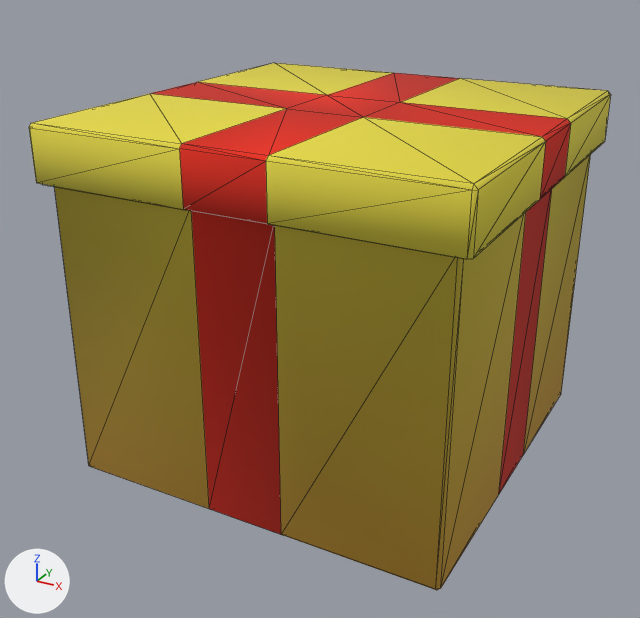
One commit to the glTF model items/misc/gift/gift.glb: the scene before it, then after it.
Rendered twice from a 50 mm camera at (0.57, -1.108, 0.758) aimed at (-0.013, -0.046, 0.228). Every picture has the same lights, and +X, +Y and +Z are marked at lower left. Mesh edges are drawn as thin lines. Vertices at the same position are counted once.

Names of what the first picture shows: 'gift'.
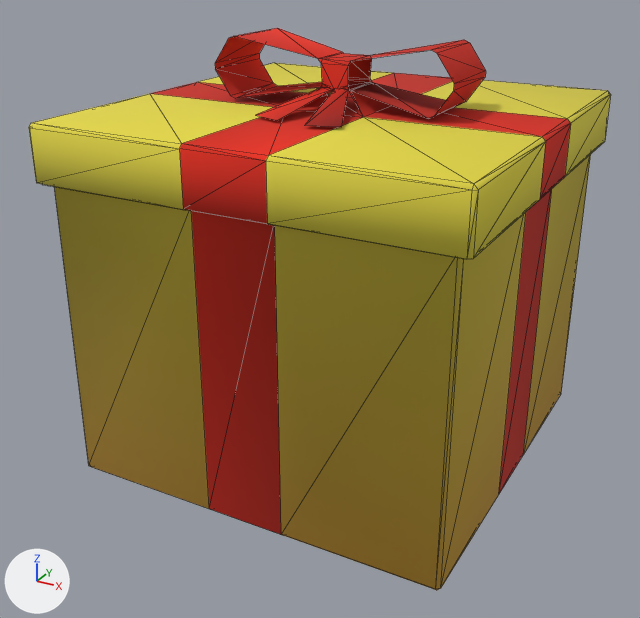
Commit message: improved gift model, stork gift holder

Boxes [x1, y1, x2, y2] around the edits, measured in the pictures (640 x 618 px):
```json
{"object": "gift", "change": "reshaped", "before": [29, 63, 611, 590], "after": [29, 28, 611, 590], "on screen": "7% taller"}
{"part": 1, "of": "me_cube_024", "change": "added", "after": [215, 28, 486, 127], "on screen": "red"}
```

The change, as JSON lines over the scene's bpy script:
```json
{"block": "me_cube_024", "where": "# used by ob_gift; location = (0.0, 0.0, 0.0)"}
{"op": "remove", "block": "me_cube_024", "code": "me_cube_024.from_pydata(...)  # 128 vertices, 252 faces; spans x -0.3..0.3, y -0.3..0.3, z 0.0..0.522"}
{"op": "add", "block": "me_cube_024", "code": "me_cube_024.from_pydata(...)  # 187 vertices, 334 faces; spans x -0.3..0.3, y -0.3..0.3, z 0.0..0.611"}
{"block": "me_cube_024", "change": "me_cube_024 part 1"}
{"block": "me_cube_024", "change": "53 vertices are added at x -0.179..0.179, y -0.16..0.064, z 0.526..0.611"}
{"block": "me_cube_024", "change": "6 new vertices lie (0.0, 0.118, 0.0) away from vertices in x -0.179..0.179, y -0.053, z 0.565..0.608"}
{"block": "me_cube_024", "change": "82 new faces join them"}
```
